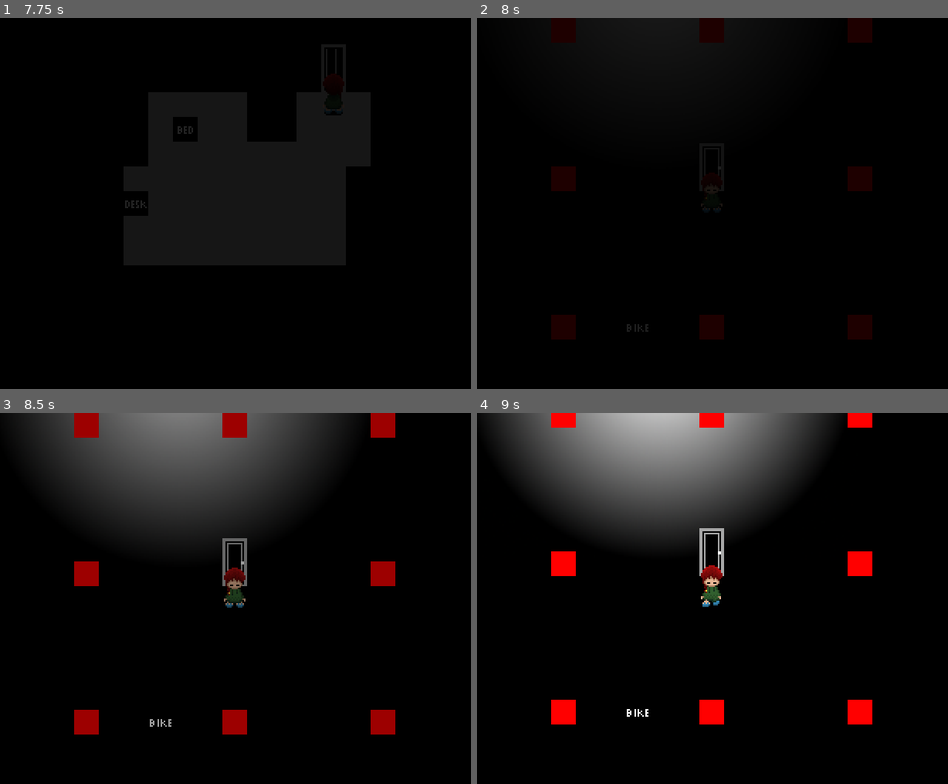
Above: before the commit, frames 1-4 (two rows, left to right).
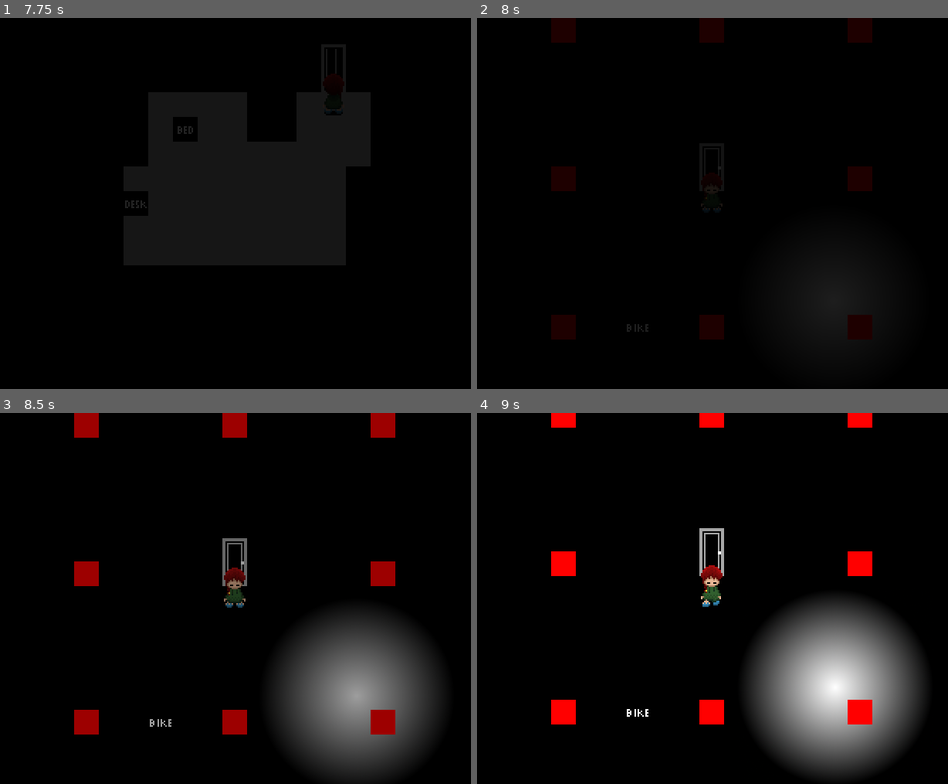
Above: after the commit, the same moments.

Repository: libre-nikki-devs/libre-nikki
Game: Godot game, scene res://scenes/maps/nexus.tscn
The game is run twice, just before and just after one commit, with the same random seed, the same clock (stepped at 60 frames per second) and the same inputs. This scene is started directly instead of the project's main scene. Sound files missing from this copy of the repository are replaced by a short silence.
Inputs:
- Up to frame 1 (7.75 s): tap Enter (accept) at 0.5, 1.35, 2.85, 3.5, 4.35, 5.85, 6.5, 7.35 s; hold Up (up) 0.53-1.28 s; hold Enter (accept) 0.53-1.28 s; hold Down (down) 1.28-2.03 s; hold Enter (accept) 2.03-2.78 s; hold Up (up) 2.03-3.53 s; hold Enter (accept) 3.53-4.28 s; hold Down (down) 3.53-5.78 s; hold Enter (accept) 5.03-5.78 s; hold Up (up) from 5.78 s (still down); hold Enter (accept) 6.53-7.28 s
- Up to frame 2 (8 s): keep holding Up (up)
- Up to frame 3 (8.5 s): release Up (up) at 8.03 s; hold Down (down) from 8.03 s (still down); hold Enter (accept) from 8.03 s (still down)
- Up to frame 4 (9 s): keep holding Down (down); release Enter (accept) at 8.78 s; tap Enter (accept) at 8.85 s

Frame 1 is identical in both runs. In frame 2, 0.5% of the frame differs, in the area x 72-80%, y 71-81%; in frame 3, 28%; in frame 4, 32%, in the area x 2-95%, y 0-98%.

Commit message:
Use Parallax2Ds instead of ParallaxLayers

Diff:
--- a/scenes/maps/nexus.tscn
+++ b/scenes/maps/nexus.tscn
@@ -73,69 +73,70 @@
 [sub_resource type="RectangleShape2D" id="RectangleShape2D_2kjem"]
 size = Vector2(16, 16)
 
-[node name="Nexus" type="Node" node_paths=PackedStringArray("parallax_layers", "player")]
+[node name="Nexus" type="Node" node_paths=PackedStringArray("player")]
 script = ExtResource("1_j3gsm")
 bounds = Array[Vector2]([Vector2(-192, -192), Vector2(288, 288)])
-parallax_layers = [NodePath("ParallaxBackground/ParallaxLayer")]
-player = NodePath("CanvasLayer/CanvasGroup/Sakutsuki")
+player = NodePath("CanvasLayer2/CanvasGroup/Sakutsuki")
 depth = "0"
 
 [node name="CanvasLayer" type="CanvasLayer" parent="."]
+layer = 0
 follow_viewport_enabled = true
 
-[node name="CanvasGroup" type="CanvasGroup" parent="CanvasLayer"]
+[node name="Parallax2D" type="Parallax2D" parent="CanvasLayer"]
+repeat_size = Vector2(512, 512)
+autoscroll = Vector2(8, 8)
+
+[node name="Sprite2D" type="Sprite2D" parent="CanvasLayer/Parallax2D"]
+scale = Vector2(0.5, 0.5)
+texture = ExtResource("7_480ep")
+centered = false
+
+[node name="CanvasLayer2" type="CanvasLayer" parent="."]
+follow_viewport_enabled = true
+
+[node name="CanvasGroup" type="CanvasGroup" parent="CanvasLayer2"]
 y_sort_enabled = true
 
-[node name="TileMapLayer" type="TileMapLayer" parent="CanvasLayer/CanvasGroup"]
+[node name="TileMapLayer" type="TileMapLayer" parent="CanvasLayer2/CanvasGroup"]
 y_sort_enabled = true
 tile_map_data = PackedByteArray("AAD6/wAAAAAAAAAAAAAGAAAAAAAAAAAAAAAMAAAAAAAAAAAAAAD0/wAAAAAAAAAAAAD6//r/AAAAAAAAAAAAAP …(304 unchanged characters)…
 tile_set = SubResource("TileSet_2k5aw")
 
-[node name="Sakutsuki" parent="CanvasLayer/CanvasGroup" instance=ExtResource("2_gfkke")]
+[node name="Sakutsuki" parent="CanvasLayer2/CanvasGroup" instance=ExtResource("2_gfkke")]
 z_index = 1
 position = Vector2(8, 24)
 
-[node name="Door" type="CharacterBody2D" parent="CanvasLayer/CanvasGroup" node_paths=PackedStringArray("animated_sprite")]
+[node name="Door" type="CharacterBody2D" parent="CanvasLayer2/CanvasGroup" node_paths=PackedStringArray("animated_sprite")]
 z_index = 1
 y_sort_enabled = true
 position = Vector2(8, 8)
 script = ExtResource("4_y2428")
 animated_sprite = NodePath("AnimatedSprite2D")
 
-[node name="AnimatedSprite2D" type="AnimatedSprite2D" parent="CanvasLayer/CanvasGroup/Door"]
+[node name="AnimatedSprite2D" type="AnimatedSprite2D" parent="CanvasLayer2/CanvasGroup/Door"]
 position = Vector2(0, -8)
 sprite_frames = SubResource("SpriteFrames_5xw31")
 animation = &"open"
 
-[node name="CollisionShape2D" type="CollisionShape2D" parent="CanvasLayer/CanvasGroup/Door"]
+[node name="CollisionShape2D" type="CollisionShape2D" parent="CanvasLayer2/CanvasGroup/Door"]
 shape = SubResource("RectangleShape2D_yuqbu")
 
-[node name="Wanderer" parent="CanvasLayer/CanvasGroup" instance=ExtResource("6_dsb3x")]
+[node name="Wanderer" parent="CanvasLayer2/CanvasGroup" instance=ExtResource("6_dsb3x")]
 z_index = 1
 position = Vector2(-136, -136)
 
-[node name="ParallaxBackground" type="ParallaxBackground" parent="."]
-scroll_offset = Vector2(43.96, 0)
-
-[node name="ParallaxLayer" type="ParallaxLayer" parent="ParallaxBackground"]
-motion_mirroring = Vector2(512, 512)
-
-[node name="Sprite2D" type="Sprite2D" parent="ParallaxBackground/ParallaxLayer"]
-scale = Vector2(0.5, 0.5)
-texture = ExtResource("7_480ep")
-centered = false
-
-[node name="Bike" type="CharacterBody2D" parent="."]
+[node name="Bike" type="CharacterBody2D" parent="CanvasLayer2/CanvasGroup"]
 z_index = 1
 y_sort_enabled = true
 position = Vector2(-40, 104)
 script = ExtResource("4_8rcjt")
 
-[node name="AnimatedSprite2D" type="AnimatedSprite2D" parent="Bike"]
+[node name="AnimatedSprite2D" type="AnimatedSprite2D" parent="CanvasLayer2/CanvasGroup/Bike"]
 sprite_frames = SubResource("SpriteFrames_76nev")
 
-[node name="CollisionShape2D" type="CollisionShape2D" parent="Bike"]
+[node name="CollisionShape2D" type="CollisionShape2D" parent="CanvasLayer2/CanvasGroup/Bike"]
 shape = SubResource("RectangleShape2D_2kjem")
 
-[connection signal="opened" from="CanvasLayer/CanvasGroup/Door" to="." method="_on_door_opened"]
-[connection signal="body_interacted" from="Bike" to="." method="_on_bike_body_interacted"]
+[connection signal="opened" from="CanvasLayer2/CanvasGroup/Door" to="." method="_on_door_opened"]
+[connection signal="body_interacted" from="CanvasLayer2/CanvasGroup/Bike" to="." method="_on_bike_body_interacted"]
--- a/scripts/classes/yume_world.gd
+++ b/scripts/classes/yume_world.gd
@@ -96,9 +96,6 @@
 					loop = value
 		else:
 			loop = "None"
-
-## [ParallaxLayer] nodes in this world.
-@export var parallax_layers: Array[ParallaxLayer] = []
 
 ## Node of the player character.[br][b]Note:[/b] More than one player character is not supported.
 @export var player: YumePlayer
@@ -187,6 +184,8 @@
 					instance.add_to_group("Duplicate")
 					instance.global_position += position
 					node.add_child.call_deferred(instance)
+			"Parallax2D":
+				node.add_to_group("Parallax")
 			"TileMapLayer":
 				for position: Vector2 in duplicate_positions:
 					var instance: TileMapLayer = node.duplicate()
@@ -216,16 +215,16 @@
 		wrap_node_around_world(body)
 
 	if body == get_viewport().get_camera_2d().get_parent():
-		for parallax: ParallaxLayer in parallax_layers:
+		for parallax: Parallax2D in get_tree().get_nodes_in_group("Parallax"):
 			match node_wrapper.get_child(local_shape_index).shape.normal:
 				-Vector2.LEFT:
-					parallax.motion_offset -= Vector2(parallax.motion_mirroring.x - (abs(bounds[0].x) + abs(bounds[1].x)), 0)
+					parallax.scroll_offset -= Vector2(parallax.repeat_size.x - (abs(bounds[0].x) + abs(bounds[1].x)), 0)
 				-Vector2.DOWN:
-					parallax.motion_offset += Vector2(0, parallax.motion_mirroring.y - (abs(bounds[0].y) + abs(bounds[1].y)))
+					parallax.scroll_offset += Vector2(0, parallax.repeat_size.y - (abs(bounds[0].y) + abs(bounds[1].y)))
 				-Vector2.UP:
-					parallax.motion_offset -= Vector2(0, parallax.motion_mirroring.y - (abs(bounds[0].y) + abs(bounds[1].y)))
+					parallax.scroll_offset -= Vector2(0, parallax.repeat_size.y - (abs(bounds[0].y) + abs(bounds[1].y)))
 				-Vector2.RIGHT:
-					parallax.motion_offset += Vector2(parallax.motion_mirroring.x - (abs(bounds[0].x) + abs(bounds[1].x)), 0)
+					parallax.scroll_offset += Vector2(parallax.repeat_size.x - (abs(bounds[0].x) + abs(bounds[1].x)), 0)
 
 ## Change the current world to this [param world].
 func change_world(world: String, save_current_state: bool = true, player_properties: Array = ["accept_events", "cancel_events", "effect", "facing", "last_step", "speed"]) -> void:
--- a/scripts/maps/nexus.gd
+++ b/scripts/maps/nexus.gd
@@ -12,9 +12,6 @@
 	await Game.transition_finished
 	get_tree().paused = false
 
-func _physics_process(delta: float) -> void:
-	parallax_layers[0].motion_offset += Vector2(8, 8) * delta
-
 func _on_door_opened() -> void:
 	Game.transition(Game.TRANSITION.FADE_OUT, 1.0)
 	get_tree().paused = true
